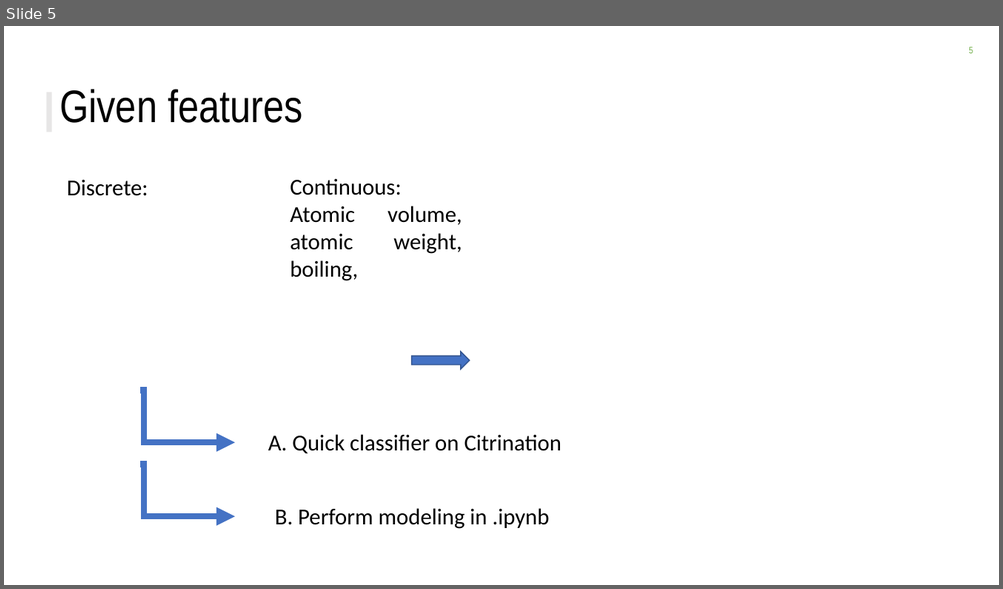
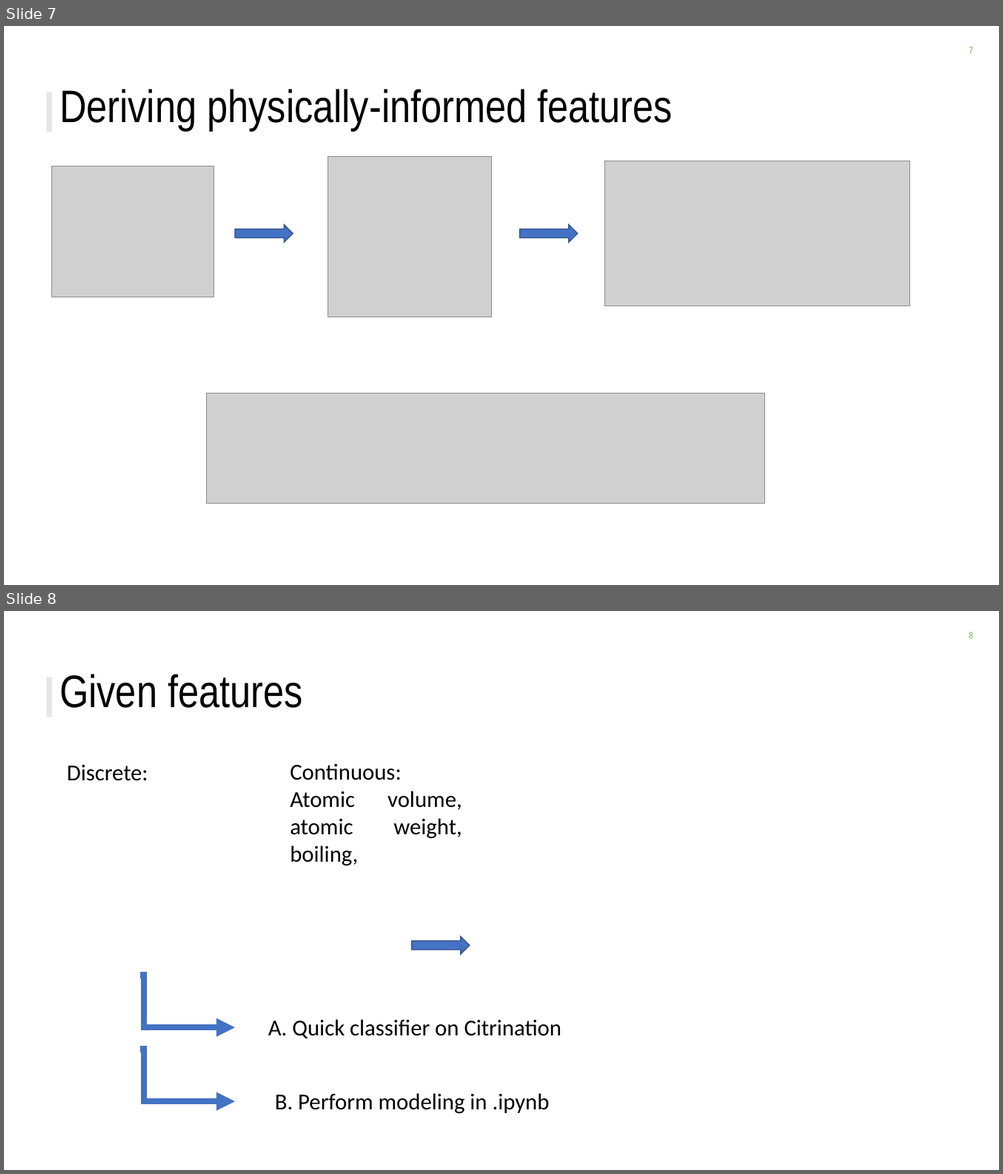
Before and after one commit to ckborg/DSE_challenge, a slide deck: DSE_challenge_slides.pptx. Shown one above the other, each under a label of ours: slide 5 before the commit, slides 7 and 8 after it. The pictures are 1003x589 and 1003x1174 pixels, drawn with LibreOffice and Linux fonts; fonts in the diff are those of the drawing; grey boxes stand for pictures; background and template pictures are left out. Boxes give left, top, right and bottom in pixels: in the first picture for what was removed or moved away, otherwise in the second. Text is boxed around its words. In the diff, an @@ line names an element or a change of style, - is before the commit and + after.

```diff
--- a/DSE_challenge_slides.pptx
+++ b/DSE_challenge_slides.pptx
@@ slide 7 added at [4, 26, 999, 585], background #FFFFFF; not listed: 2 template elements that a slide beside it also shows @@
@@ title added at [60, 89, 672, 131], 44 pt, text #000000 @@
+Deriving physically-informed features
@@ picture added at [328, 156, 491, 317] @@
@@ picture added at [52, 167, 214, 298] @@
@@ picture added at [605, 161, 909, 306] @@
@@ right arrow added at [236, 225, 293, 243], fill #4472C4, outline #325491 1 pt @@
@@ right arrow added at [520, 225, 578, 243], fill #4472C4, outline #325491 1 pt @@
@@ picture added at [207, 393, 765, 504] @@
@@ what was slide 5 is now slide 8 @@
```
Also in this commit, not shown: 3 slides changed, 5 other slides added.
